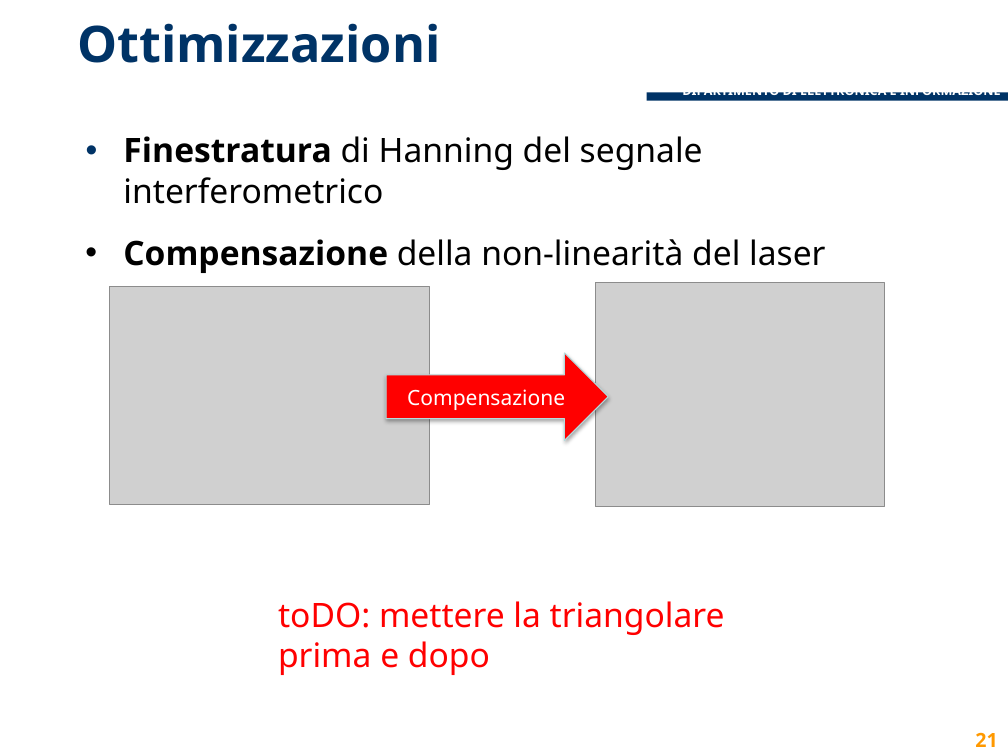
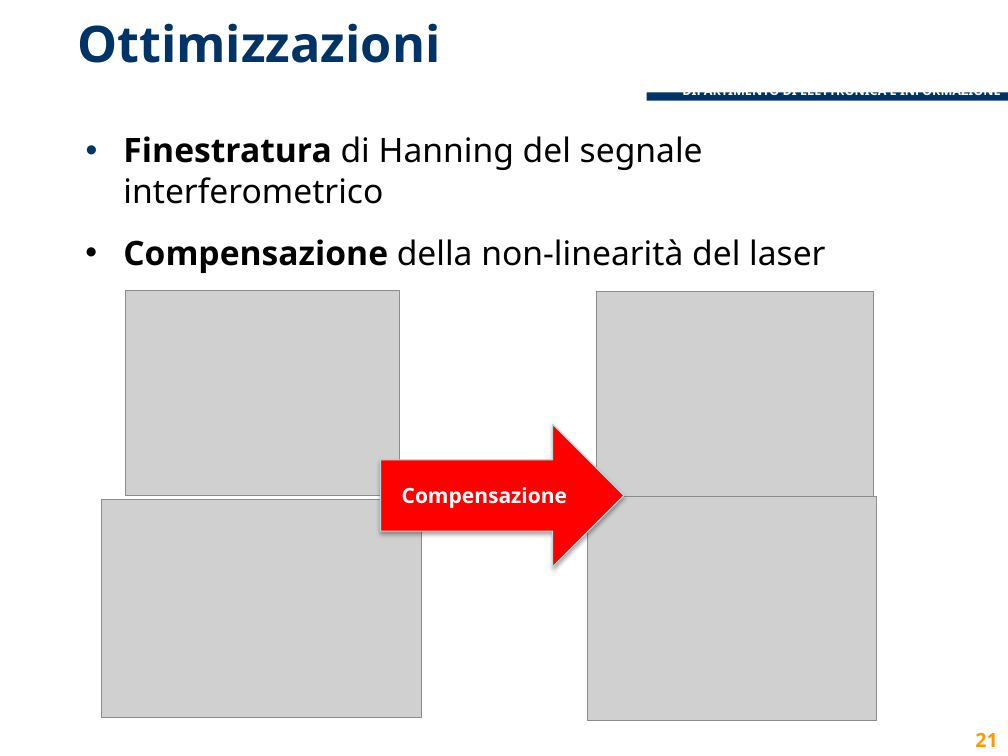
Before and after one commit to lcavagnispolimi/thesis_latex, a slide deck: slide 21 of presentazione_discussione.pptx. Drawn at 1008x756 pixels with LibreOffice and Linux fonts; fonts in the diff are those of the drawing; grey boxes stand for pictures; background and template pictures are left out. Boxes give left, top, right and bottom in pixels: in the first picture for what was removed or moved away, otherwise in the second. Text is boxed around its words. In the diff, an @@ line names an element or a change of style, - is before the commit and + after.

```diff
--- a/presentazione_discussione.pptx
+++ b/presentazione_discussione.pptx
@@ picture added at bbox=[125, 290, 399, 496] @@
@@ picture added at bbox=[597, 291, 874, 499] @@
@@ right arrow "Compensazione": place and size @@
-right arrow "Compensazione" at bbox=[386, 353, 608, 440]
+right arrow "Compensazione" at bbox=[380, 424, 623, 566]
@@ right arrow "Compensazione" at bbox=[380, 424, 623, 566]: bold on @@
@@ picture: place and size @@
-picture at bbox=[110, 286, 429, 504]
+picture at bbox=[102, 500, 421, 718]
@@ picture: place and size @@
-picture at bbox=[596, 283, 885, 507]
+picture at bbox=[587, 496, 876, 720]
@@ text removed at bbox=[278, 601, 725, 675] @@
-toDO: mettere la triangolare prima e dopo
```
Also in this commit, not shown: 7 other slides changed.
